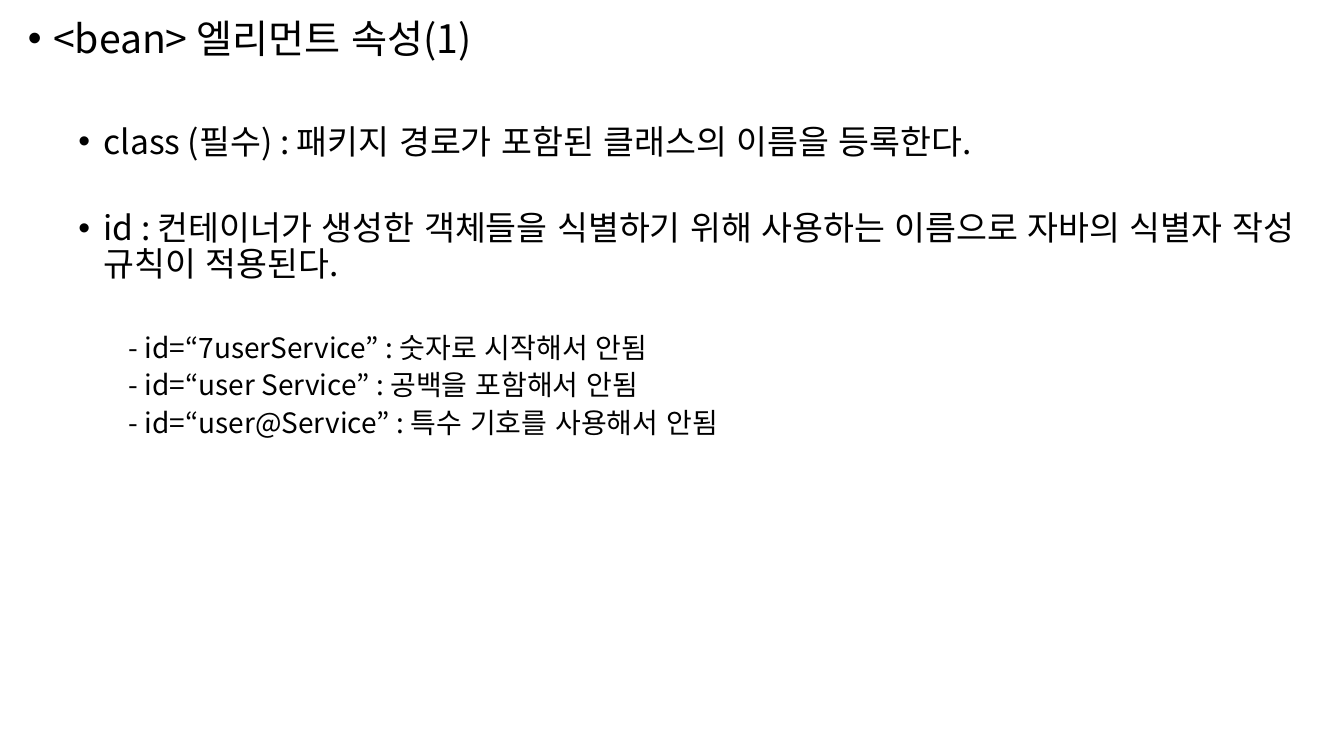
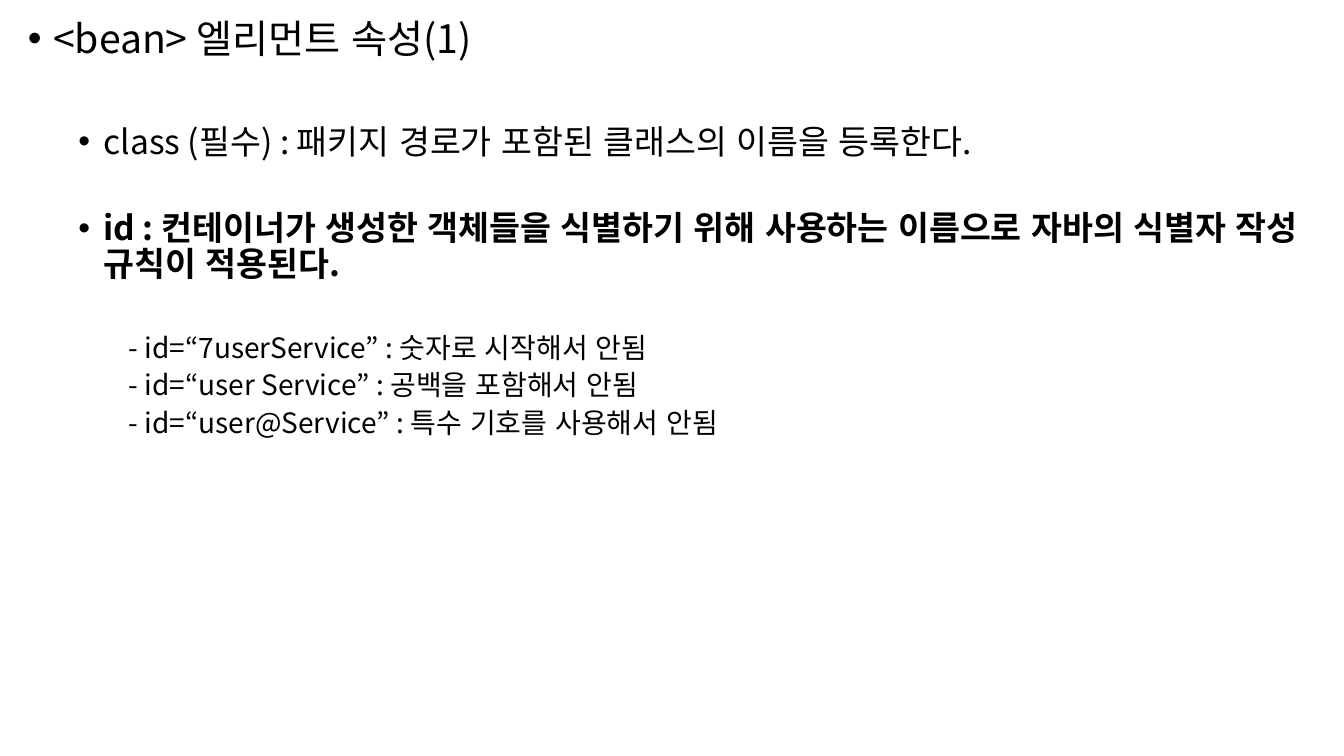
Before and after one commit to higun295/SpringBasic, a slide deck: slide 17 of notes/IoC.pptx. Drawn at 1344x756 pixels with LibreOffice and Linux fonts; fonts in the diff are those of the drawing. Boxes give left, top, right and bottom in pixels: in the first picture for what was removed or moved away, otherwise in the second. Text is boxed around its words. In the diff, an @@ line names an element or a change of style, - is before the commit and + after.

```diff
--- a/notes/IoC.pptx
+++ b/notes/IoC.pptx
@@ text at [103,211,1298,279]: bold on in "id : 컨테이너가 생성한 객체들을 식별하기 위해 ..." @@
```
Also in this commit, not shown: 1 other slide changed, 1 other file.
